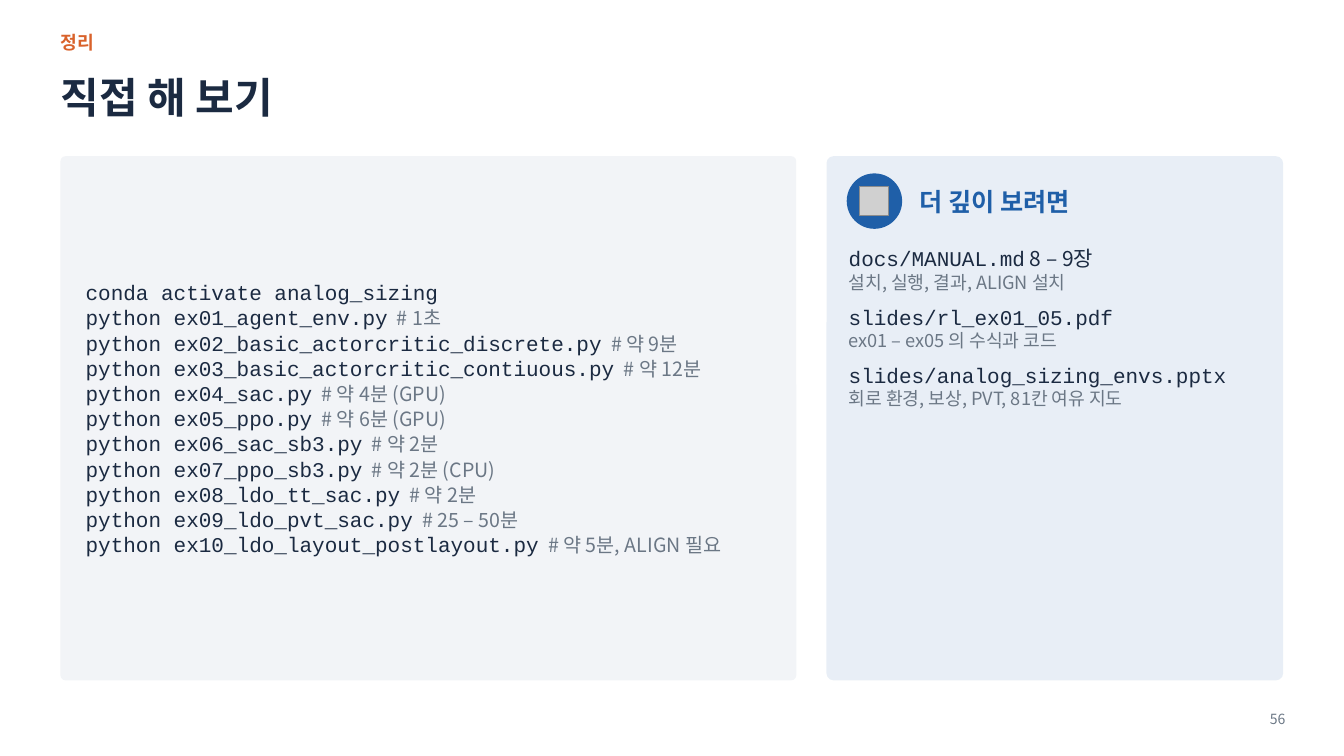
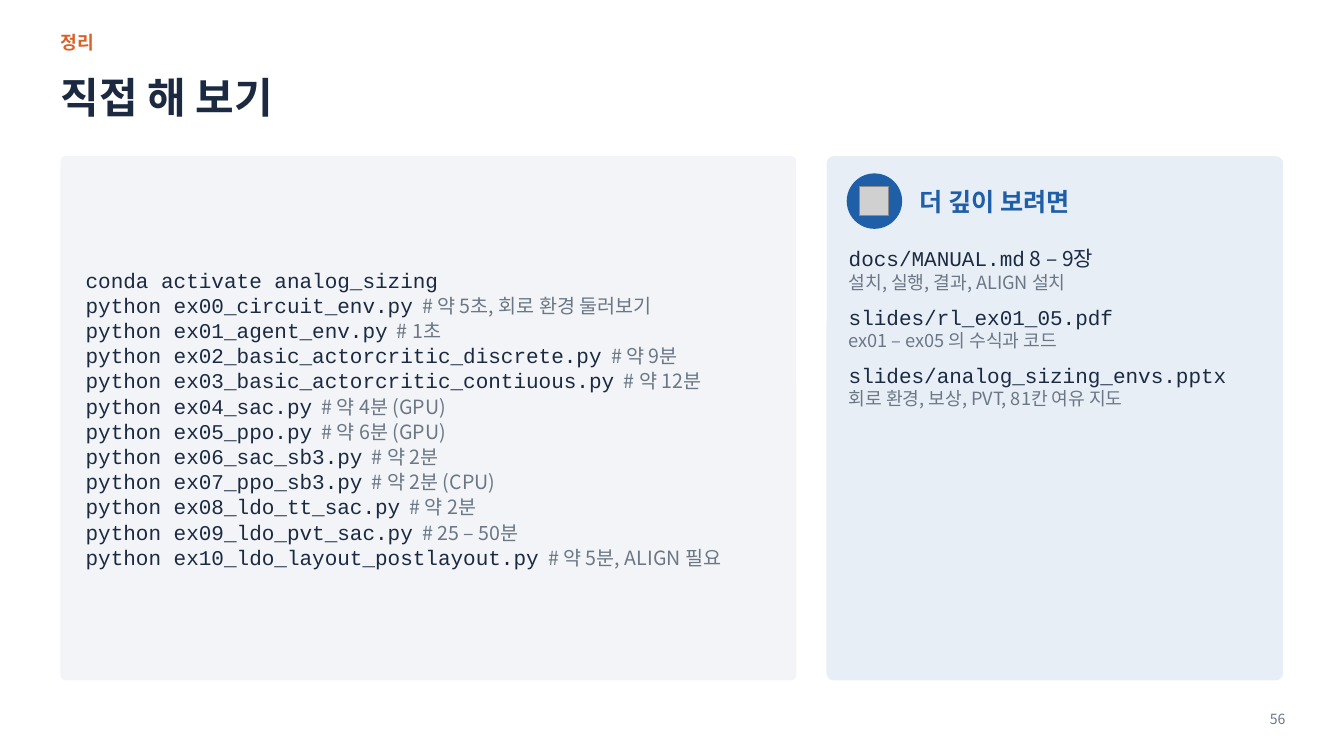
Before and after one commit to youngmin0oh/wemeet2026, a slide deck: slide 56 of slides/rl_ex01_10_lecture.pptx. Drawn at 1344x756 pixels with LibreOffice and Linux fonts; fonts in the diff are those of the drawing; grey boxes stand for pictures. Boxes give left, top, right and bottom in pixels: in the first picture for what was removed or moved away, otherwise in the second. Text is boxed around its words. In the diff, an @@ line names an element or a change of style, - is before the commit and + after.

```diff
--- a/slides/rl_ex01_10_lecture.pptx
+++ b/slides/rl_ex01_10_lecture.pptx
@@ text at [86,297,652,318]: paragraph added @@
+python ex00_circuit_env.py # 약 5초, 회로 환경 둘러보기
```
Also in this commit, not shown: 1 other slide changed, 4 other files.
